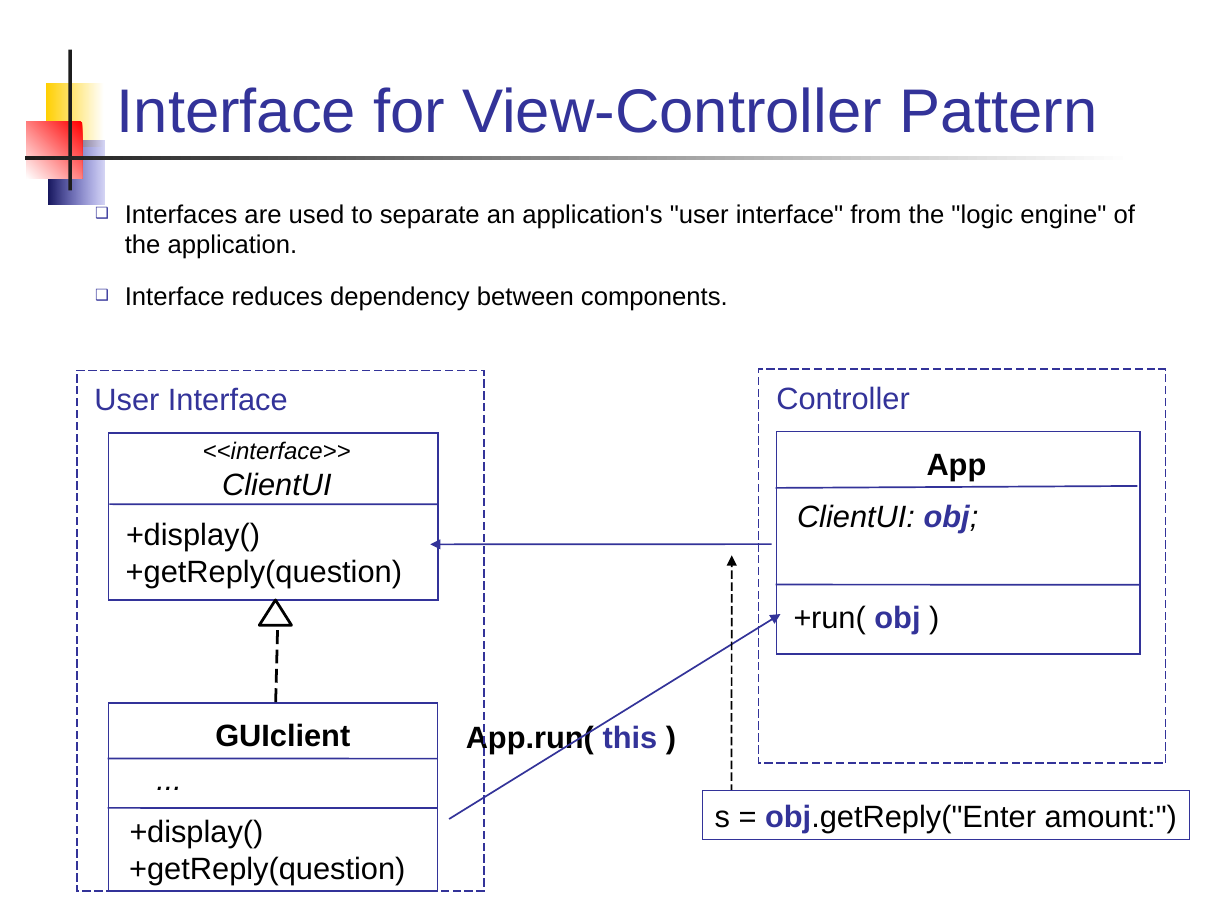
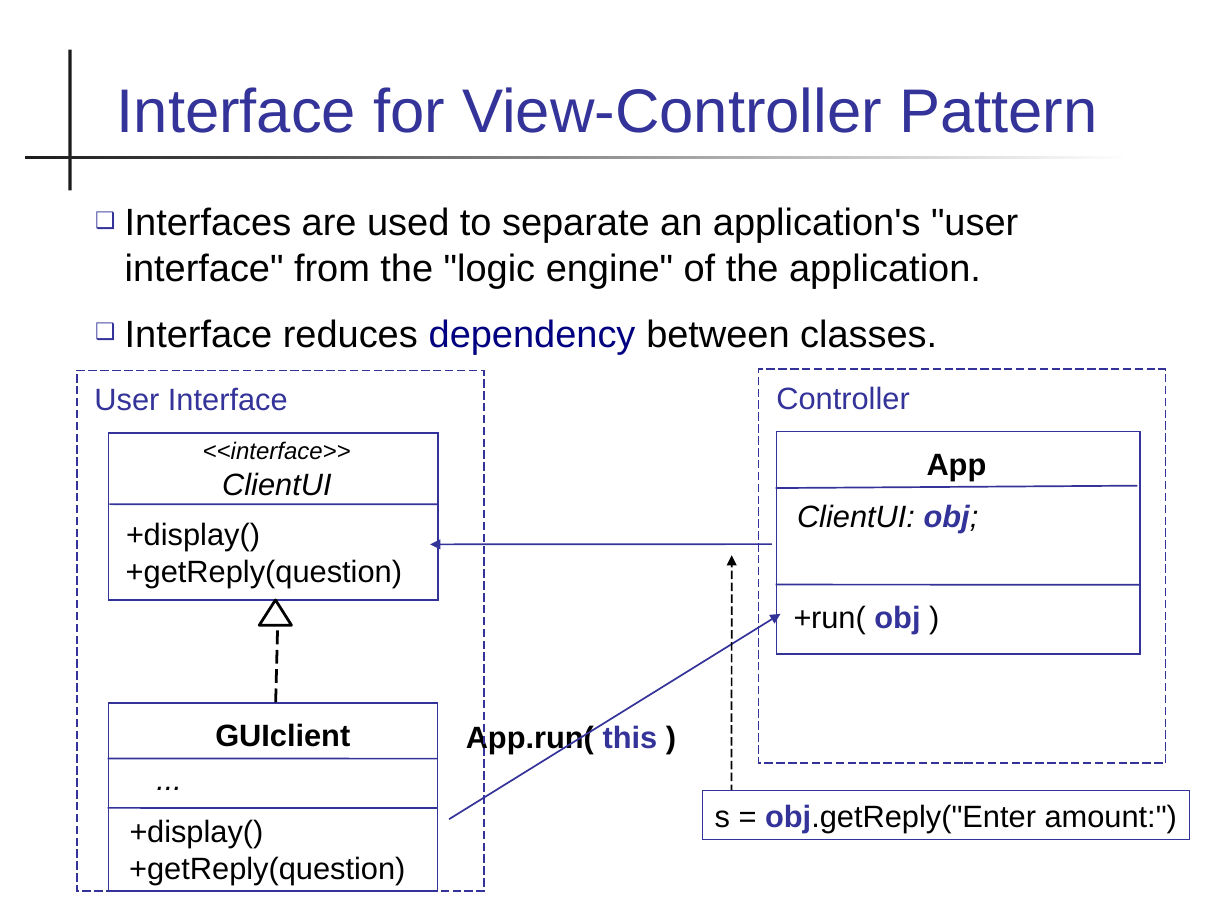
Before and after one commit to skeoop/skeoop.github.io, a slide deck: slide 9 of week2/3-Designing-with-Interfaces.ppt (slide 10 before the commit). Drawn at 1232x924 pixels with LibreOffice and Linux fonts; fonts in the diff are those of the drawing. Boxes give left, top, right and bottom in pixels: in the first picture for what was removed or moved away, otherwise in the second. Text is boxed around its words. In the diff, an @@ line names an element or a change of style, - is before the commit and + after.

```diff
--- a/week2/3-Designing-with-Interfaces.ppt
+++ b/week2/3-Designing-with-Interfaces.ppt
@@ rectangle removed at <box>46,83,103,147</box> @@
@@ rectangle removed at <box>27,122,83,179</box> @@
@@ rectangle removed at <box>48,140,103,205</box> @@
@@ text at <box>125,207,1018,288</box>: size 15 to 22.2 pt in "Interfaces are used to separate an application's ..." @@
@@ text at <box>125,319,937,354</box>: text changed; size 15 to 22.2 pt @@
-❑ Interface reduces dependency between components.
+❑ Interface reduces dependency between classes.
```
Also in this commit, not shown: 8 other slides changed, 1 slide removed, 6 other files.
